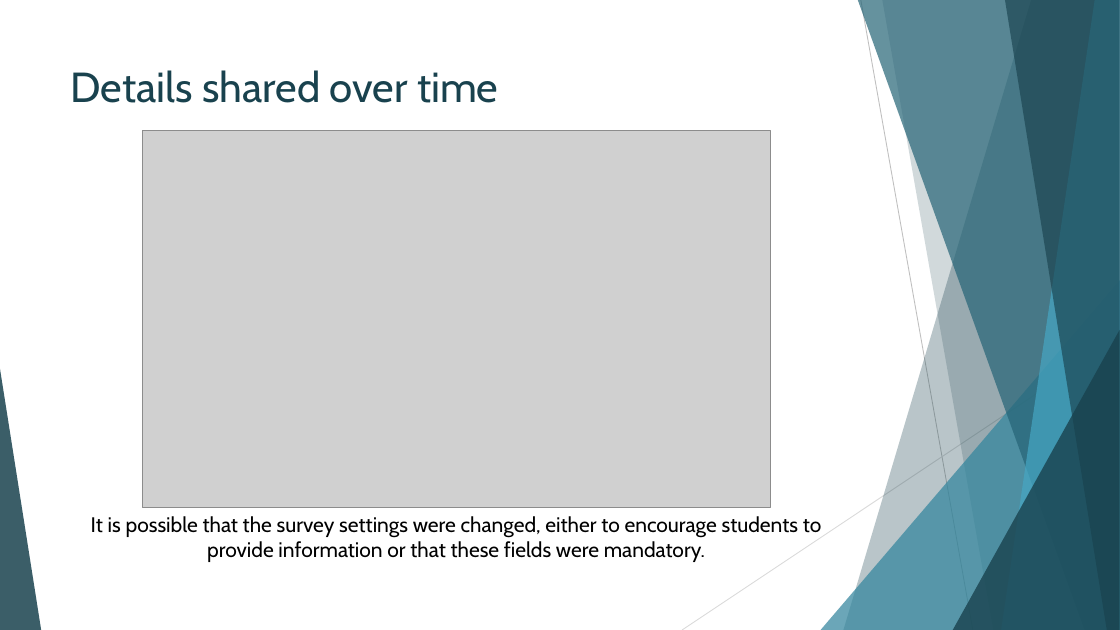
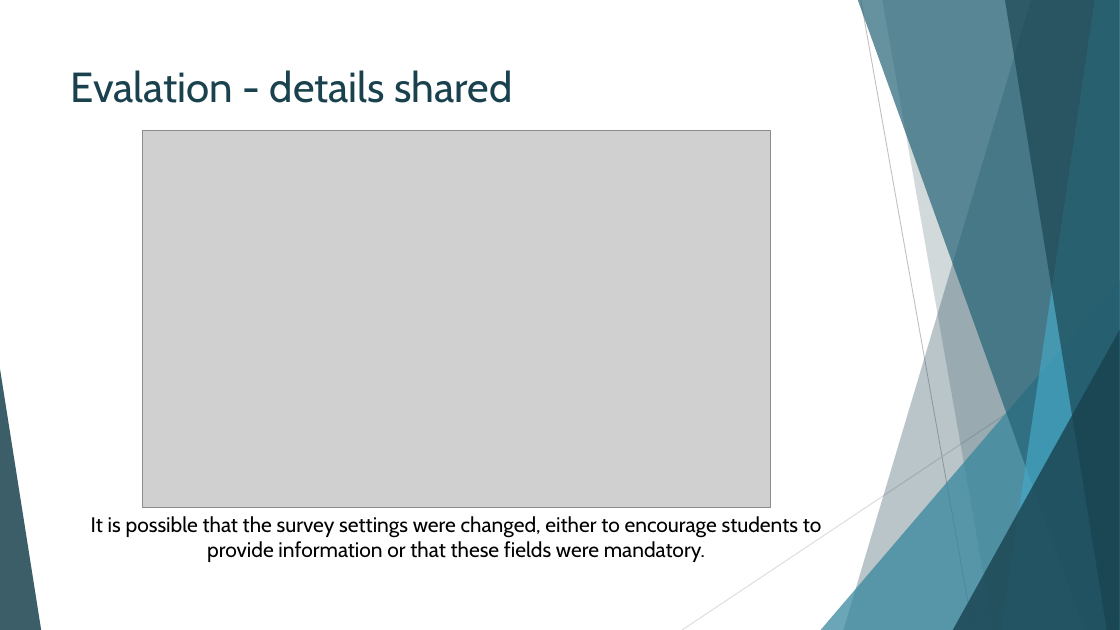
Before and after one commit to IssyMiddleton/CSC8631-Data-Management-Exploratory-Analysis, a slide deck: slide 14 of Exploratory_Analysis/reports/Overview-Presentation.pptx (slide 15 before the commit). Drawn at 1120x630 pixels with LibreOffice and Linux fonts; fonts in the diff are those of the drawing; grey boxes stand for pictures. Boxes give left, top, right and bottom in pixels: in the first picture for what was removed or moved away, otherwise in the second. Text is boxed around its words. In the diff, an @@ line names an element or a change of style, - is before the commit and + after.

```diff
--- a/Exploratory_Analysis/reports/Overview-Presentation.pptx
+++ b/Exploratory_Analysis/reports/Overview-Presentation.pptx
@@ title at (x1=71, y1=70, x2=513, y2=103): text changed @@
-Details shared over time
+Evalation - details shared
```
Also in this commit, not shown: 3 other slides changed, 1 slide removed, 25 other files.
